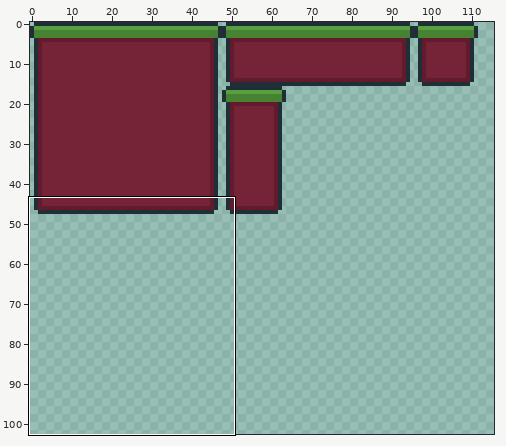
File history of a sprite sheet, tileset.png. Above, an overview of the earlier version with the close-up marked.
Close-up. Before:
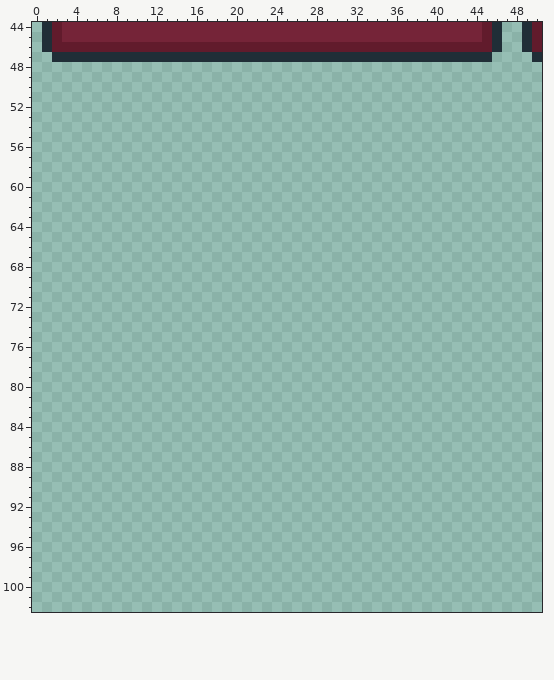
The file is 128x128 pixels. Shown: x 0..50, y 44..102. The wide view leaves out empty margins.
New version:
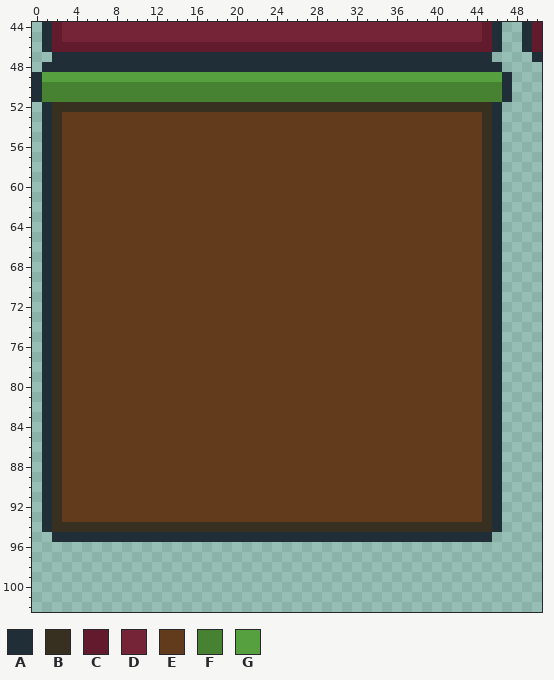
Palette (. is transparent): A #202e37  B #372f20  C #611b2c  D #752438  E #613b1b  F #468232  G #57a03f
The exact change:
y 48: x 1..46 .............................................. -> AAAAAAAAAAAAAAAAAAAAAAAAAAAAAAAAAAAAAAAAAAAAAA
y 49: x 0..47 ................................................ -> AGGGGGGGGGGGGGGGGGGGGGGGGGGGGGGGGGGGGGGGGGGGGGGA
y 50..51: x 0..47 ................................................ -> AFFFFFFFFFFFFFFFFFFFFFFFFFFFFFFFFFFFFFFFFFFFFFFA
y 52: x 1..46 .............................................. -> ABBBBBBBBBBBBBBBBBBBBBBBBBBBBBBBBBBBBBBBBBBBBA
y 53..93: x 1..46 .............................................. -> ABEEEEEEEEEEEEEEEEEEEEEEEEEEEEEEEEEEEEEEEEEEBA
y 94: x 1..46 .............................................. -> ABBBBBBBBBBBBBBBBBBBBBBBBBBBBBBBBBBBBBBBBBBBBA
y 95: x 2..45 ............................................ -> AAAAAAAAAAAAAAAAAAAAAAAAAAAAAAAAAAAAAAAAAAAA
Pixel boxes of the changes (left, top, right, bottom) in both close-ups:
added: (32, 62, 512, 542)
